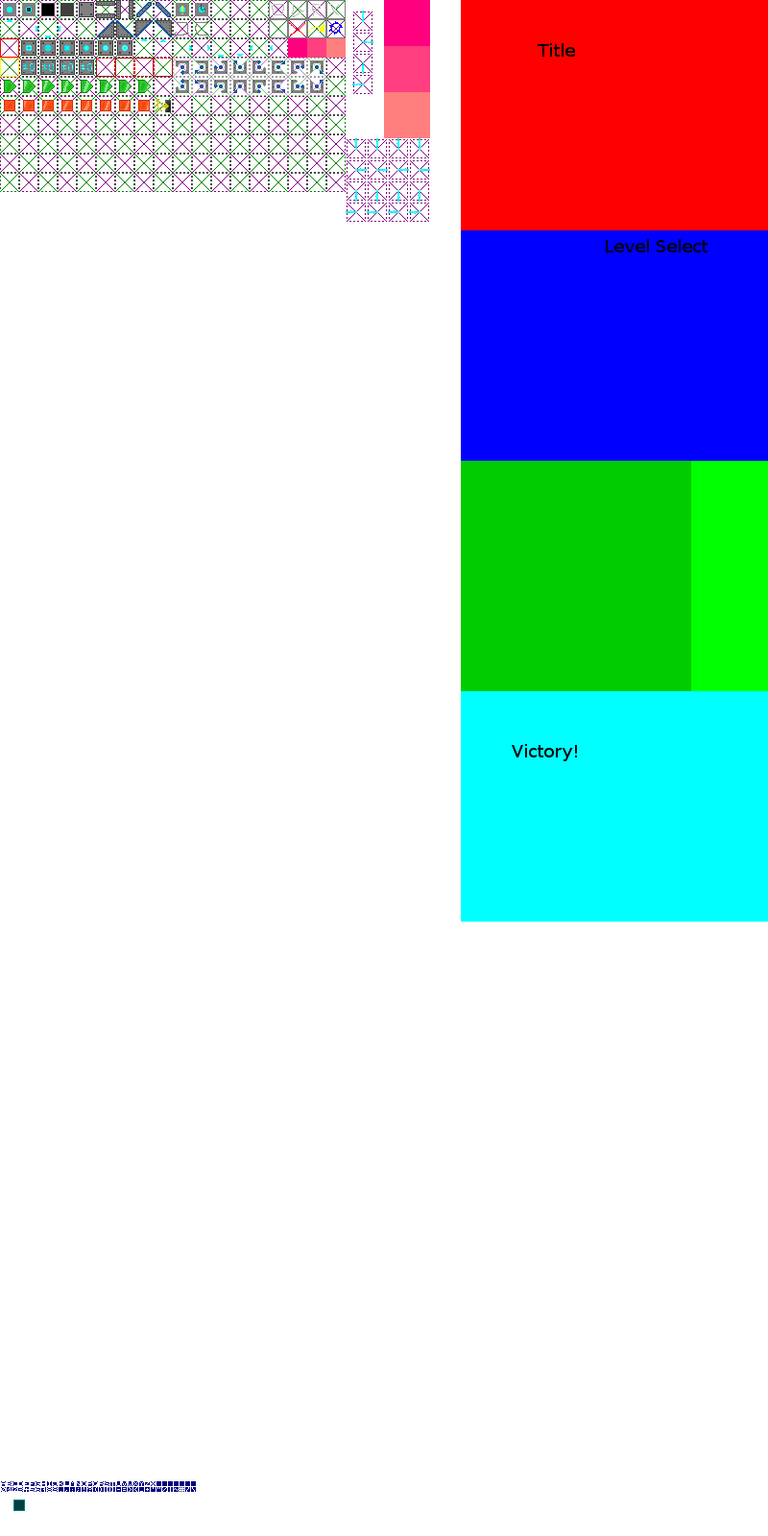
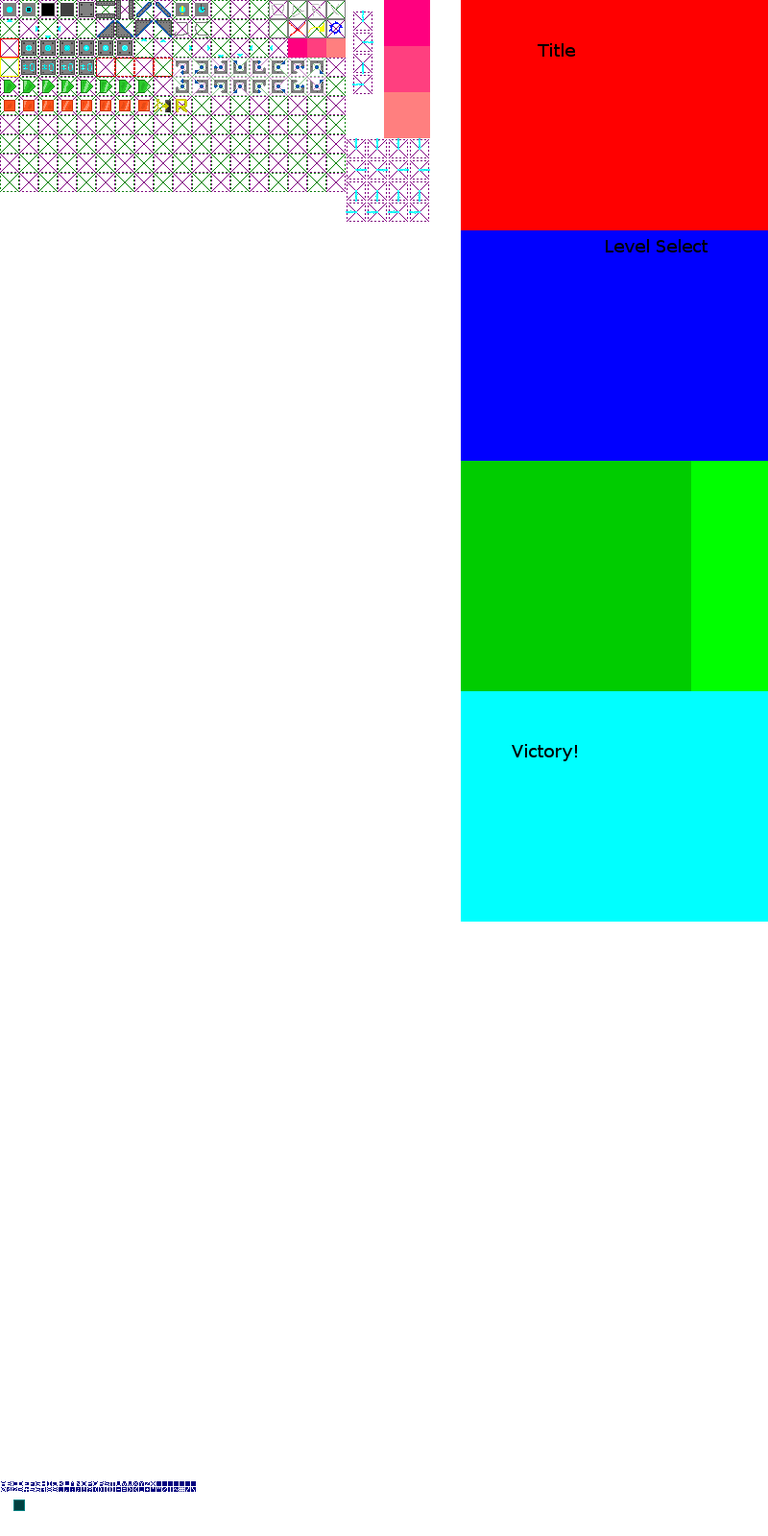
Two versions of the same layered image (768x1536). Layer-by-layer changes:
painted on "stuff" over left=175, top=98, right=188, bottom=113
